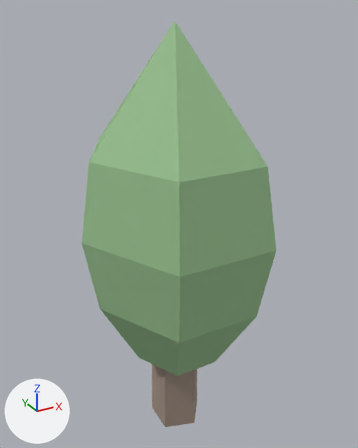
One commit to the glTF model web/public/models/tree-conifer-a-far.glb: the scene before it, then after it.
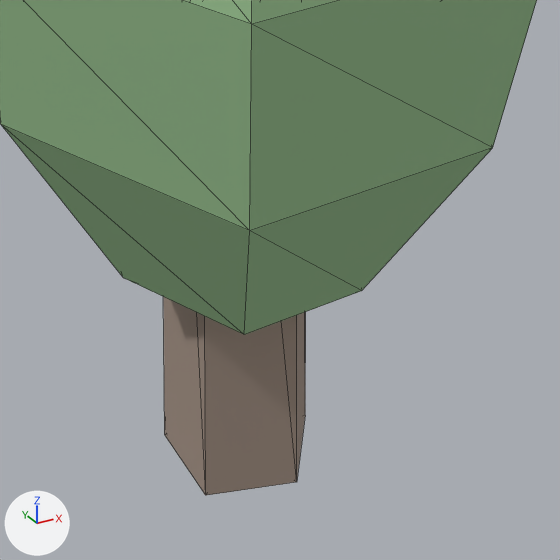
There are two pictures of each version: one whole from a 50 mm lens placed at (-0.502, -0.929, 1.026), pointed at (0.018, 0.017, 0.553), one close up on the part from 28% to 78% of the width and 60% to 100% of the height. Lighting does not change. The marker at lower left points along +X, +Y and +Z. The older version's two pictures come first. The close-ups show mesh edges as thin lines. Vertices at exactly the same position are counted once.

Objects in the first close-up: 'tree-conifer-a-far'.
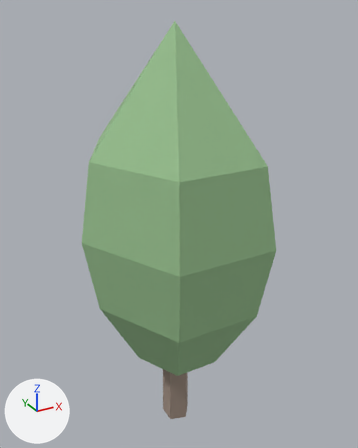
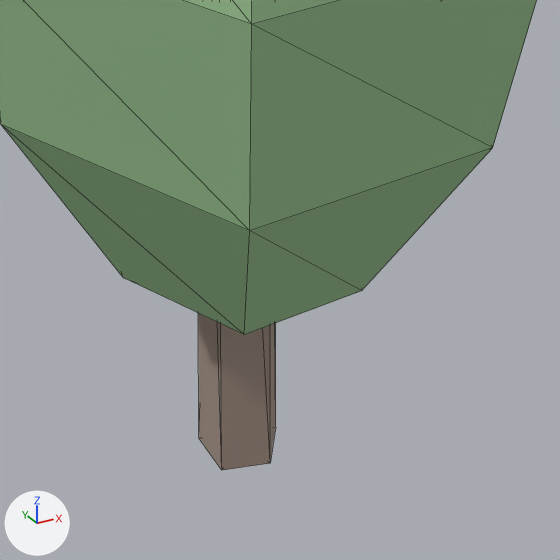
Boxes (x1, y1, x2, y2) around the edits, measured in the close-ups (560 x 560 px; the box of a moved part takes in the faces that stretch with it):
'tree-conifer-a-far', reshaped: before (0, 0, 537, 495); after (0, 0, 537, 470)
part 1 of me_tree_conifer_a_far, moved or reshaped: before (163, 297, 306, 495); after (198, 313, 276, 470)

What changed in the scene script:
```text
Change me_tree_conifer_a_far:
    where me_tree_conifer_a_far.from_pydata(...)  # 38 vertices, 68 faces; spans x -0.226..0.226, y -0.226..0.226, z 0.0..1.0
    used by ob_tree_conifer_a_far; location = (0.0, 0.0, 0.0)
    me_tree_conifer_a_far part 1: the loose piece of 12 vertices spanning x -0.055..0.067, y -0.064..0.064, z 0.0..0.844 is scaled about the mesh origin by (0.541, 0.541, 1)
```
